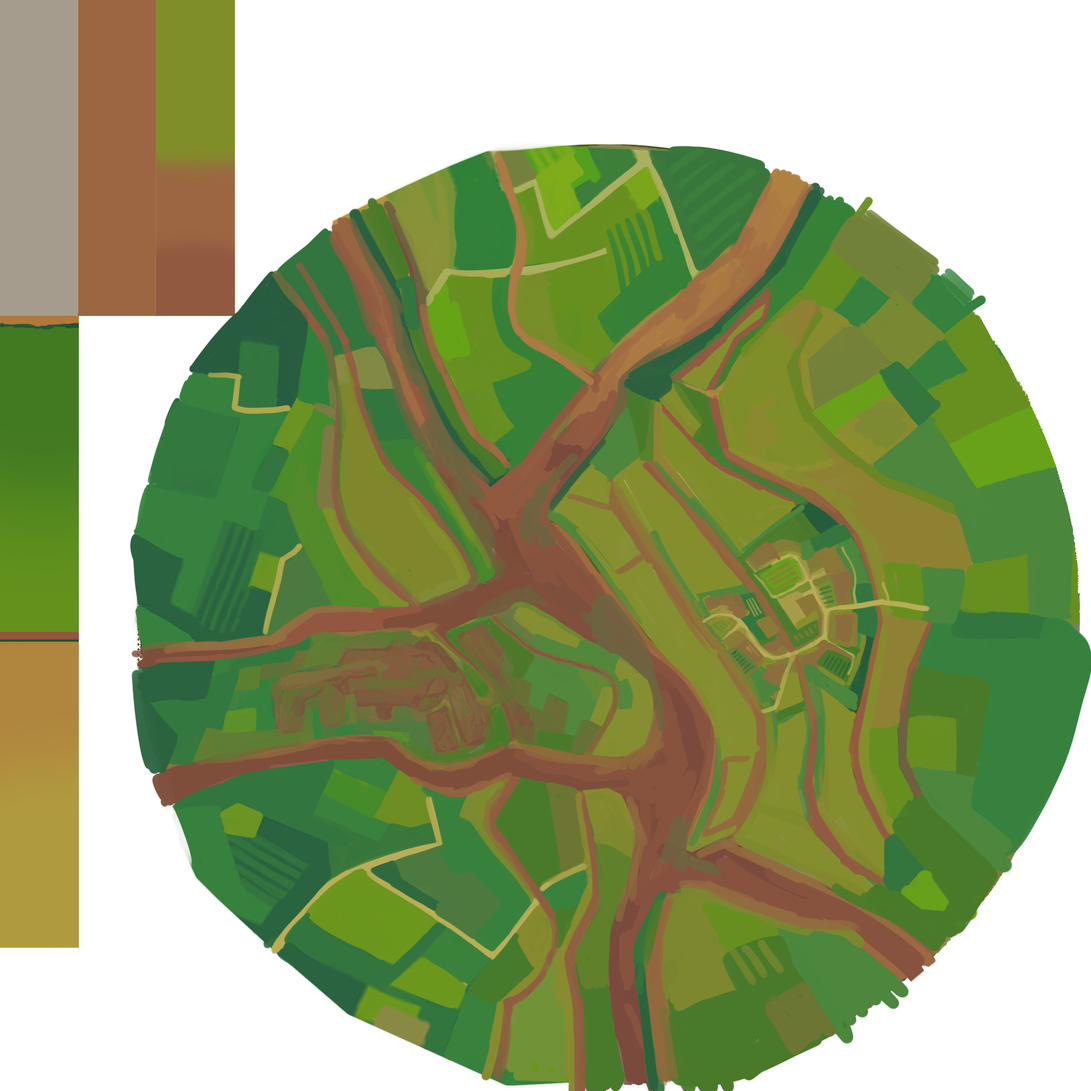
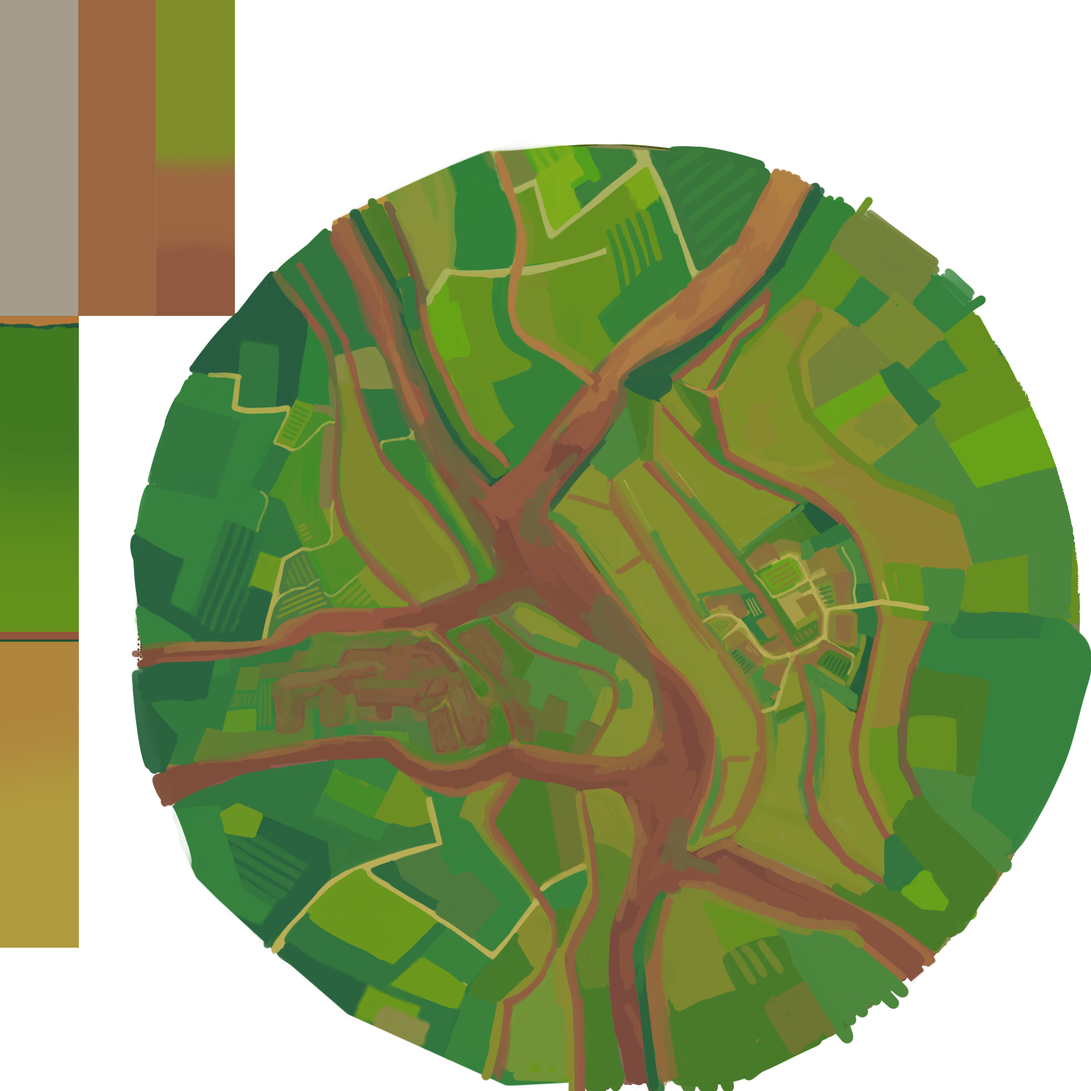
The second 1091px x 1091px image is a revision of the first. Changes to its layers:
added layer "Calque 14" above "Calque 13" over box(201, 440, 420, 733)
added layer "Calque 13" above "Calque 12" over box(173, 378, 433, 736)
painted on "Calque 12" over box(221, 453, 376, 644)
